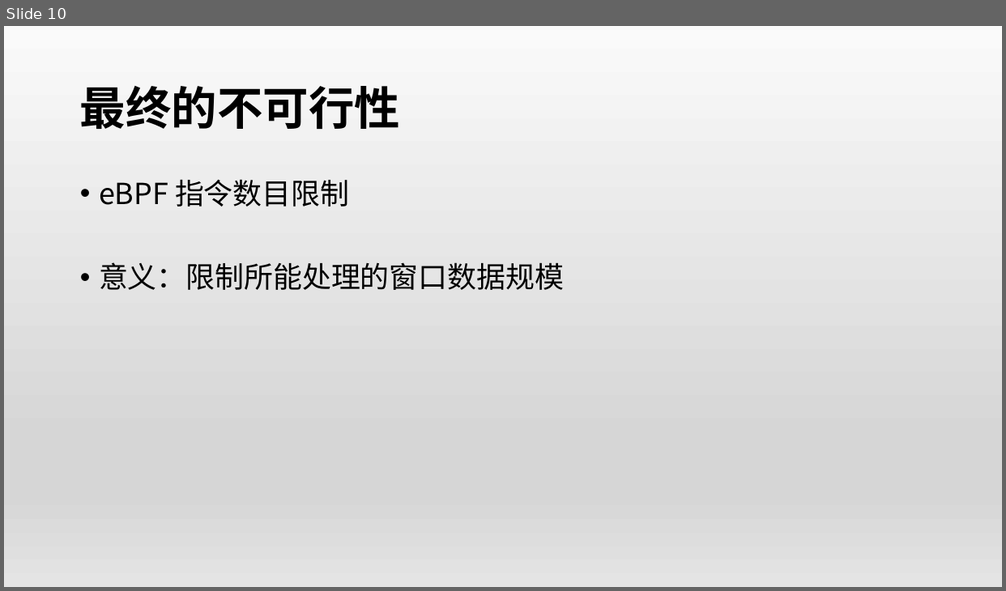
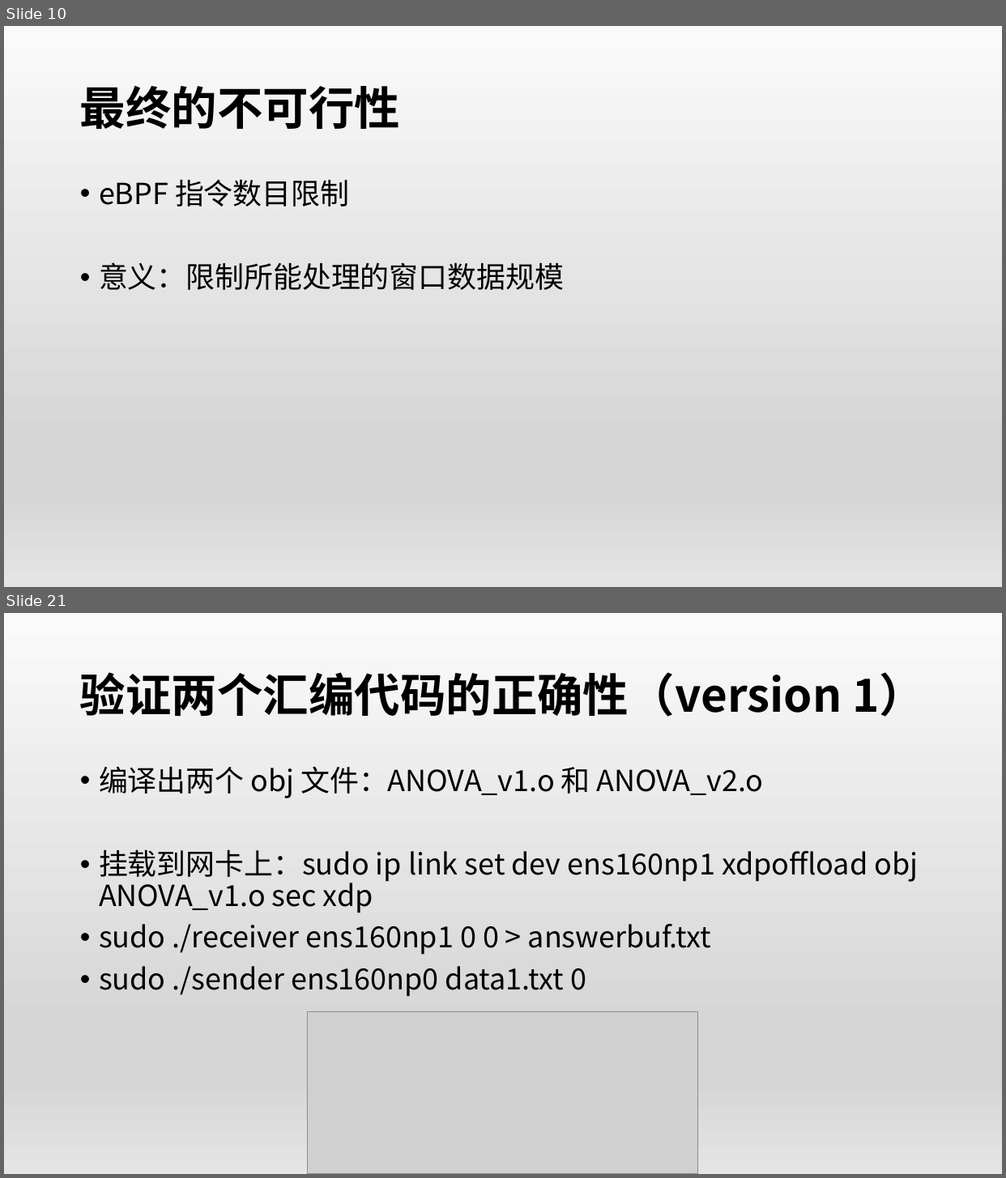
Before and after one commit to OSH-2019/x-monthly-subscription, a slide deck: docs/conclusion.pptx. Shown one above the other, each under a label of ours: slide 10 before the commit, slides 10 and 21 after it; the slides between them are not shown. The pictures are 1006x591 and 1006x1178 pixels, drawn with LibreOffice and Linux fonts; fonts in the diff are those of the drawing; grey boxes stand for pictures. Boxes give left, top, right and bottom in pixels: in the first picture for what was removed or moved away, otherwise in the second. Text is boxed around its words. In the diff, an @@ line names an element or a change of style, - is before the commit and + after.

```diff
--- a/docs/conclusion.pptx
+++ b/docs/conclusion.pptx
@@ slide 21 added at (x1=4, y1=613, x2=1002, y2=1174), background gradient #FAFAFA to #D7D7D7 to #E4E4E4 @@
@@ title added at (x1=80, y1=672, x2=925, y2=717), 44 pt, text #000000, bold @@
+验证两个汇编代码的正确性（version 1）
@@ text added at (x1=99, y1=766, x2=918, y2=997), 28 pt, text #000000 @@
+• 编译出两个 obj 文件：ANOVA_v1.o 和 ANOVA_v2.o
+• 挂载到网卡上：sudo ip link set dev ens160np1 xdpoffload obj ANOVA_v1.o sec xdp
+• sudo ./receiver ens160np1 0 0 > answerbuf.txt
+• sudo ./sender ens160np0 data1.txt 0
@@ picture added at (x1=308, y1=1012, x2=699, y2=1174) @@
```
Also in this commit, not shown: 6 slides changed, 29 other slides added.
